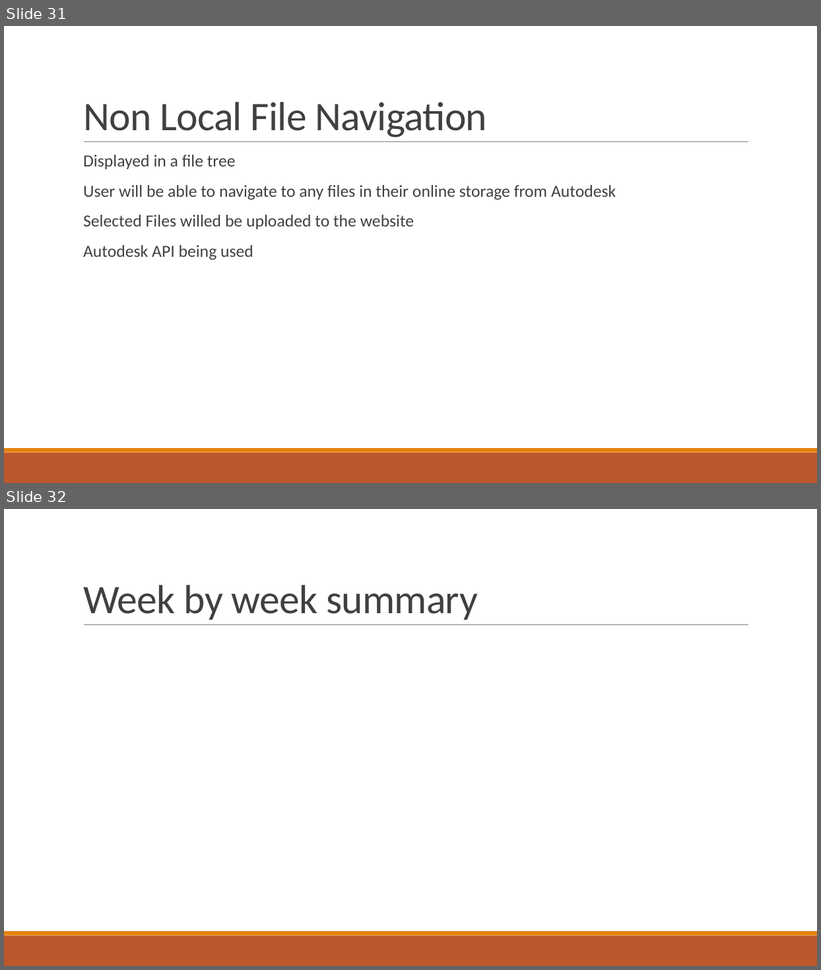
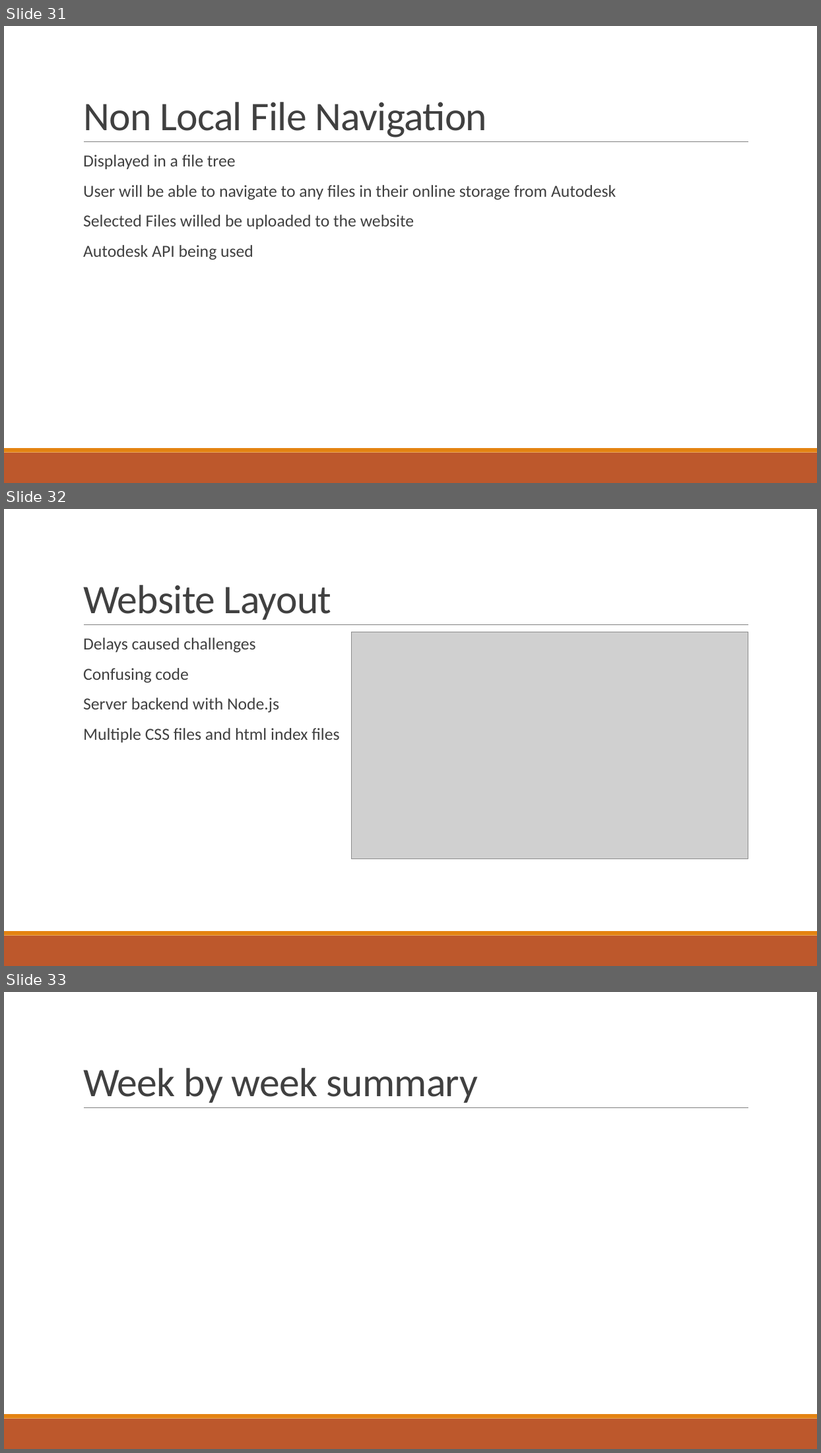
Before and after one commit to gonsalvg/Capstone-Forge-App, a slide deck: Project Documents/Progress Report 2/Progress report.pptx. Shown one above the other, each under a label of ours: slides 31 and 32 before the commit, slides 31, 32 and 33 after it. The pictures are 821x970 and 821x1453 pixels, drawn with LibreOffice and Linux fonts; fonts in the diff are those of the drawing; grey boxes stand for pictures. Boxes give left, top, right and bottom in pixels: in the first picture for what was removed or moved away, otherwise in the second. Text is boxed around its words. In the diff, an @@ line names an element or a change of style, - is before the commit and + after.

Commit message:
added slide?

```diff
--- a/Project Documents/Progress Report 2/Progress report.pptx
+++ b/Project Documents/Progress Report 2/Progress report.pptx
@@ slide 32 added at [4,509,817,966], background #FFFFFF; not listed: 3 template elements that a slide beside it also shows @@
@@ title added at [83,585,332,620], 48 pt, text #404040 @@
+Website Layout
@@ text added at [83,638,339,743], 20 pt, text #404040 @@
+  Delays caused challenges
+  Confusing code
+  Server backend with Node.js
+  Multiple CSS files and html index files
@@ picture added at [351,632,748,859] @@
@@ what was slide 32 is now slide 33 @@
```
